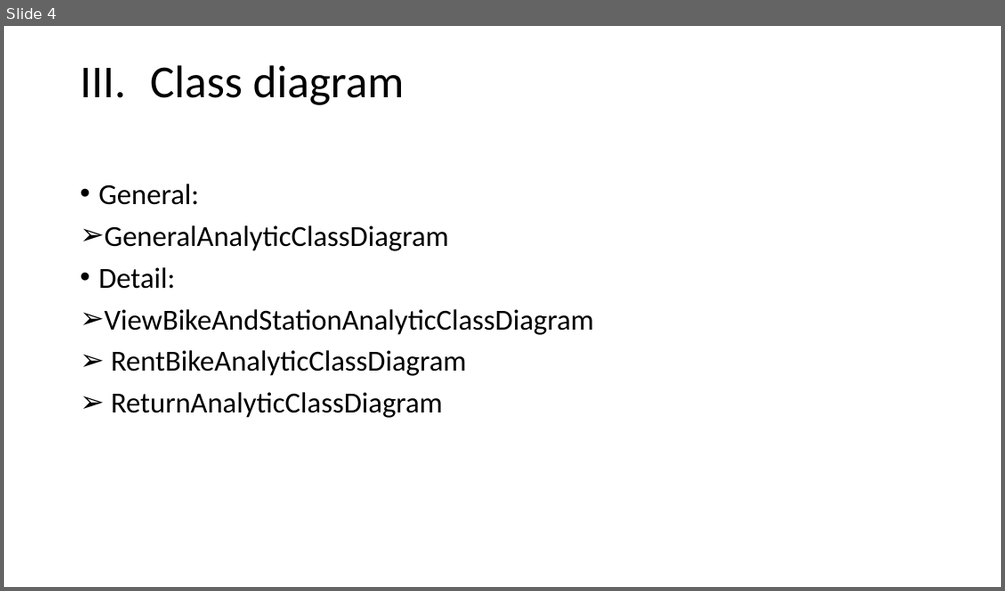
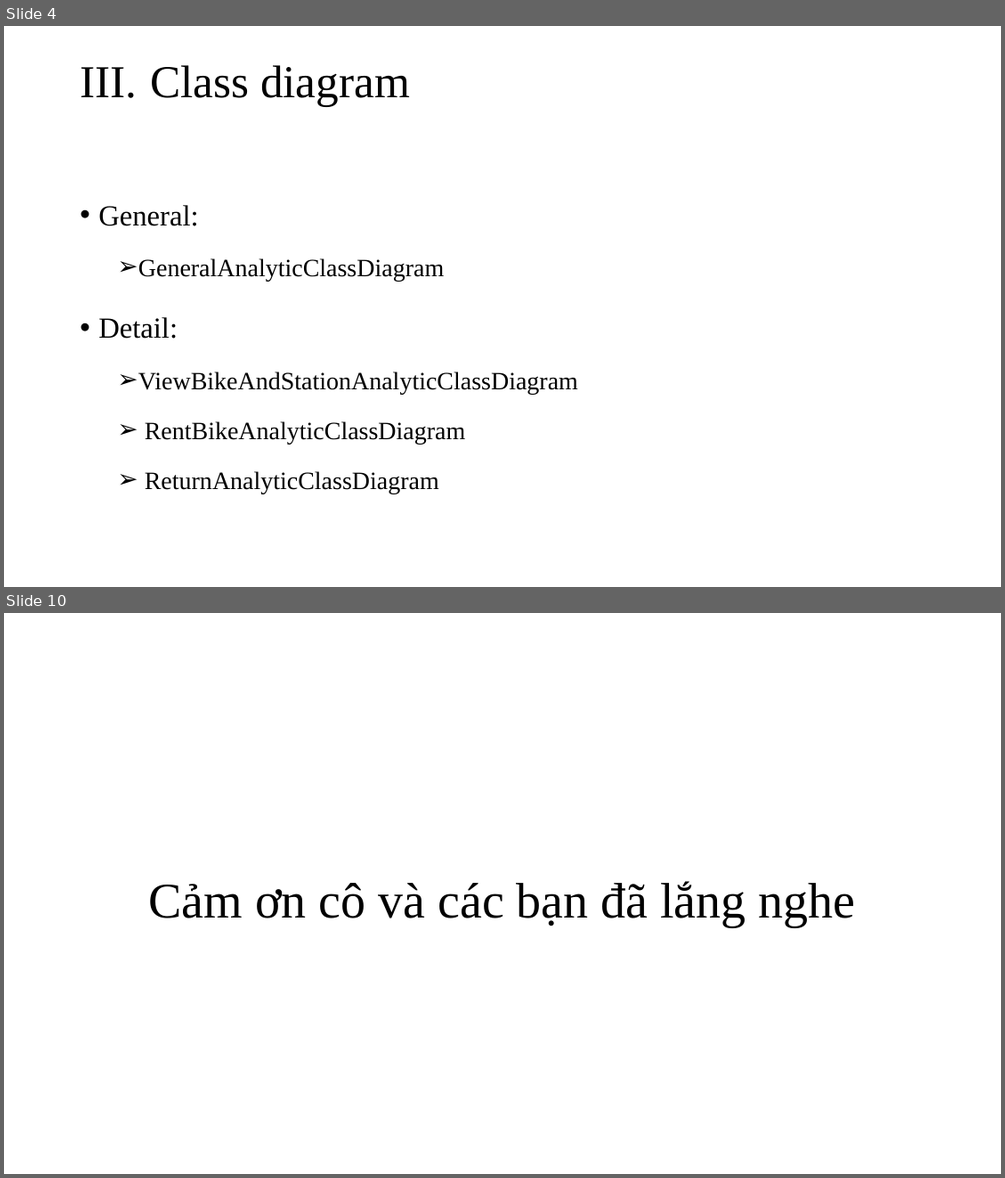
Before and after one commit to phamhongphuc1999/TKXDPM.20201-13, a slide deck: FinalProject/Design/Slide.pptx. Shown one above the other, each under a label of ours: slide 4 before the commit, slides 4 and 10 after it; the slides between them are not shown. The pictures are 1005x591 and 1005x1178 pixels, drawn with LibreOffice and Linux fonts; fonts in the diff are those of the drawing. Boxes give left, top, right and bottom in pixels: in the first picture for what was removed or moved away, otherwise in the second. Text is boxed around its words. In the diff, an @@ line names an element or a change of style, - is before the commit and + after.

```diff
--- a/FinalProject/Design/Slide.pptx
+++ b/FinalProject/Design/Slide.pptx
@@ slide 10 added at bbox=[4, 613, 1001, 1174], background #FFFFFF @@
@@ text added at bbox=[149, 881, 856, 926], 48 pt, text #000000 @@
+Cảm ơn cô và các bạn đã lắng nghe
@@ slide 4 changed as well @@
@@ title "Class diagram" at bbox=[150, 65, 410, 107]: font Calibri to Times New Roman @@
@@ text "General:" at bbox=[98, 205, 578, 494]: font Calibri to Times New Roman; size 28 to 24 pt in "GeneralAnalyticClassDiagram", "ViewBikeAndStationAnalyticClassDiagram", "RentBikeAnalyticClassDiagram", "ReturnAnalyticClassDiagram"; line spacing 0.9 to 1.5; list level 1 to 2 in "GeneralAnalyticClassDiagram"; list level 1 to 2 in "ViewBikeAndStationAnalyticClassDiagram"; list level 1 to 2 in "RentBikeAnalyticClassDiagram"; list level 1 to 2 in "ReturnAnalyticClassDiagram" @@
```
Also in this commit, not shown: 3 other slides changed, 5 other slides added, 5 slides removed.
